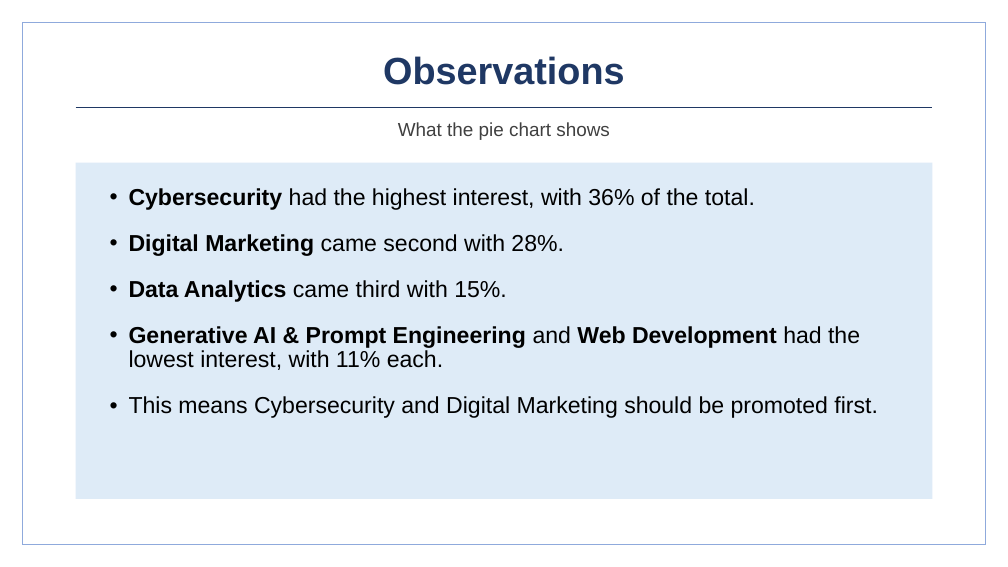
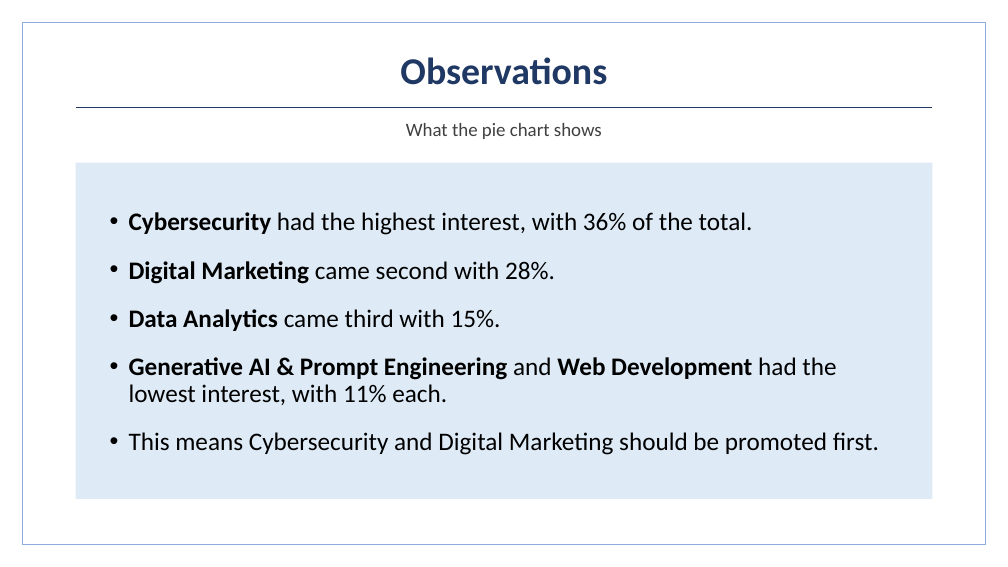
Before and after one commit to BadboyVee/BlackHoleeee, a slide deck: slide 4 of assignment/Relative_Interest_Pie_Chart_Marketing.pptx. Drawn at 1008x567 pixels with LibreOffice and Linux fonts; fonts in the diff are those of the drawing. Boxes give left, top, right and bottom in pixels: in the first picture for what was removed or moved away, otherwise in the second. Text is boxed around its words. In the diff, an @@ line names an element or a change of style, - is before the commit and + after.

```diff
--- a/assignment/Relative_Interest_Pie_Chart_Marketing.pptx
+++ b/assignment/Relative_Interest_Pie_Chart_Marketing.pptx
@@ title "Observations" at (x1=400, y1=57, x2=607, y2=85): font Arial to Calibri @@
@@ text "What the pie chart shows" at (x1=406, y1=123, x2=602, y2=139): font Arial to Calibri @@
@@ text "Cybersecurity had the highest interest, ..." at (x1=129, y1=212, x2=879, y2=455): size 22 to 24 pt, font Arial to Calibri; vertical alignment top to middle @@
```
Also in this commit, not shown: 4 other slides changed, 7 other files.
